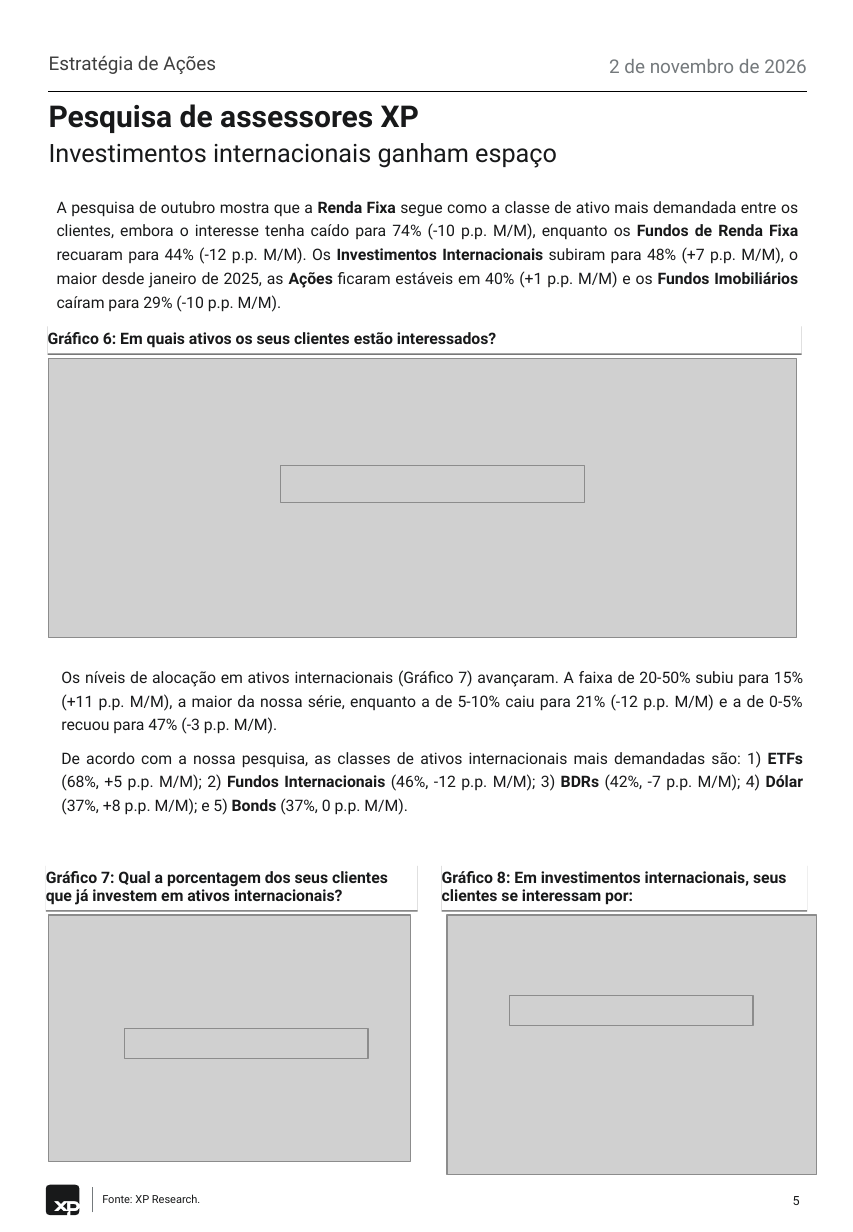
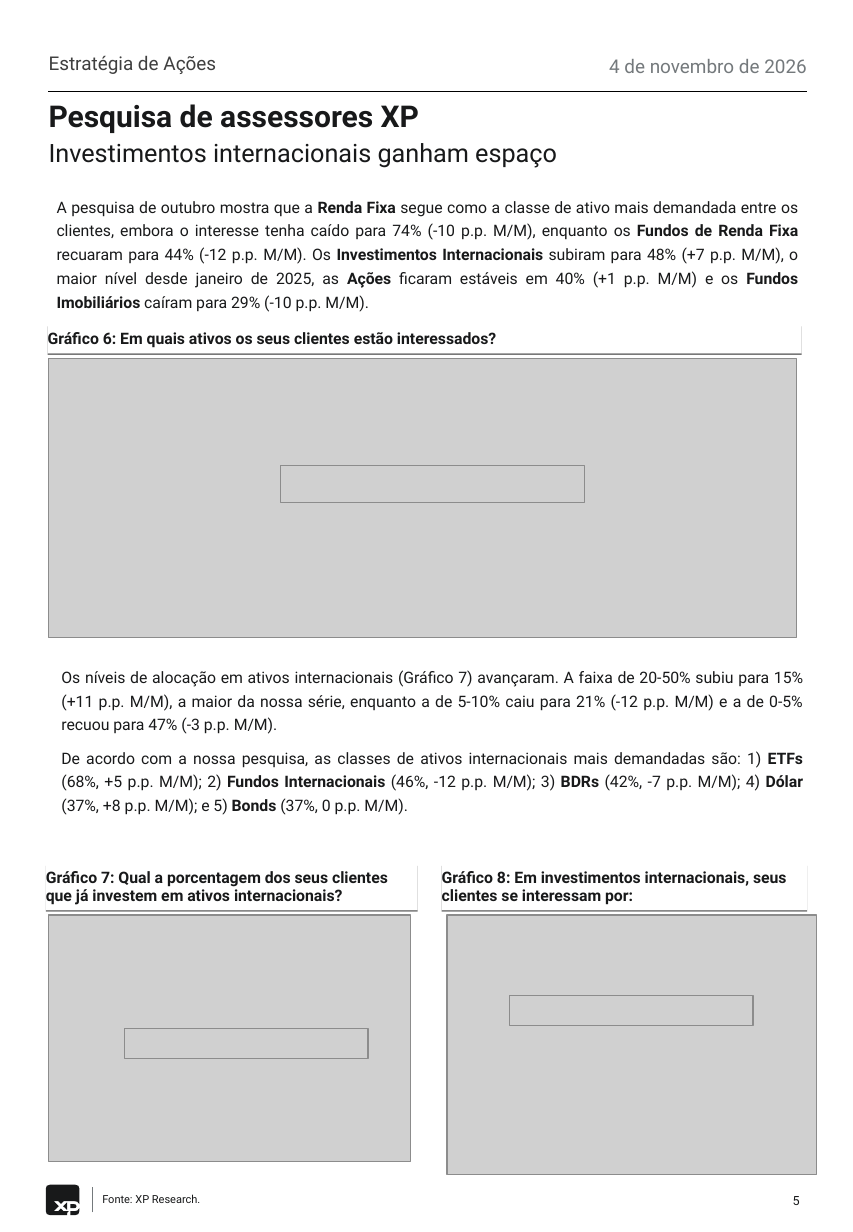
Before and after one commit to CaioLSouza/datasets, a slide deck: slide 5 of pesquisa_assessores_outubro_2026/XP Pesquisa de Assessores - Outubro 2026.pptx. Drawn at 853x1232 pixels with LibreOffice and Linux fonts; fonts in the diff are those of the drawing; grey boxes stand for pictures. Boxes give left, top, right and bottom in pixels: in the first picture for what was removed or moved away, otherwise in the second. Text is boxed around its words. In the diff, an @@ line names an element or a change of style, - is before the commit and + after.

```diff
--- a/pesquisa_assessores_outubro_2026/XP Pesquisa de Assessores - Outubro 2026.pptx
+++ b/pesquisa_assessores_outubro_2026/XP Pesquisa de Assessores - Outubro 2026.pptx
@@ text at [609, 59, 807, 73]: text changed @@
-2 de novembro de 2026
+4 de novembro de 2026
@@ text at [57, 201, 798, 312]: text changed @@
-A pesquisa de outubro mostra que a Renda Fixa segue como a classe de ativo mais demandada entre os clientes, embora o interesse tenha caído para 74% (-10 p.p. M/M), enquanto os Fundos de Renda Fixa recuaram para 44% (-12 p.p. M/M). Os Investimentos Internacionais subiram para 48% (+7 p.p. M/M), o maior desde janeiro de 2025, as Ações ficaram estáveis em 40% (+1 p.p. M/M) e os Fundos Imobiliários caíram para 29% (-10 p.p. M/M).
+A pesquisa de outubro mostra que a Renda Fixa segue como a classe de ativo mais demandada entre os clientes, embora o interesse tenha caído para 74% (-10 p.p. M/M), enquanto os Fundos de Renda Fixa recuaram para 44% (-12 p.p. M/M). Os Investimentos Internacionais subiram para 48% (+7 p.p. M/M), o maior nível desde janeiro de 2025, as Ações ficaram estáveis em 40% (+1 p.p. M/M) e os Fundos Imobiliários caíram para 29% (-10 p.p. M/M).
```
Also in this commit, not shown: 6 other slides changed, 3 other files.
